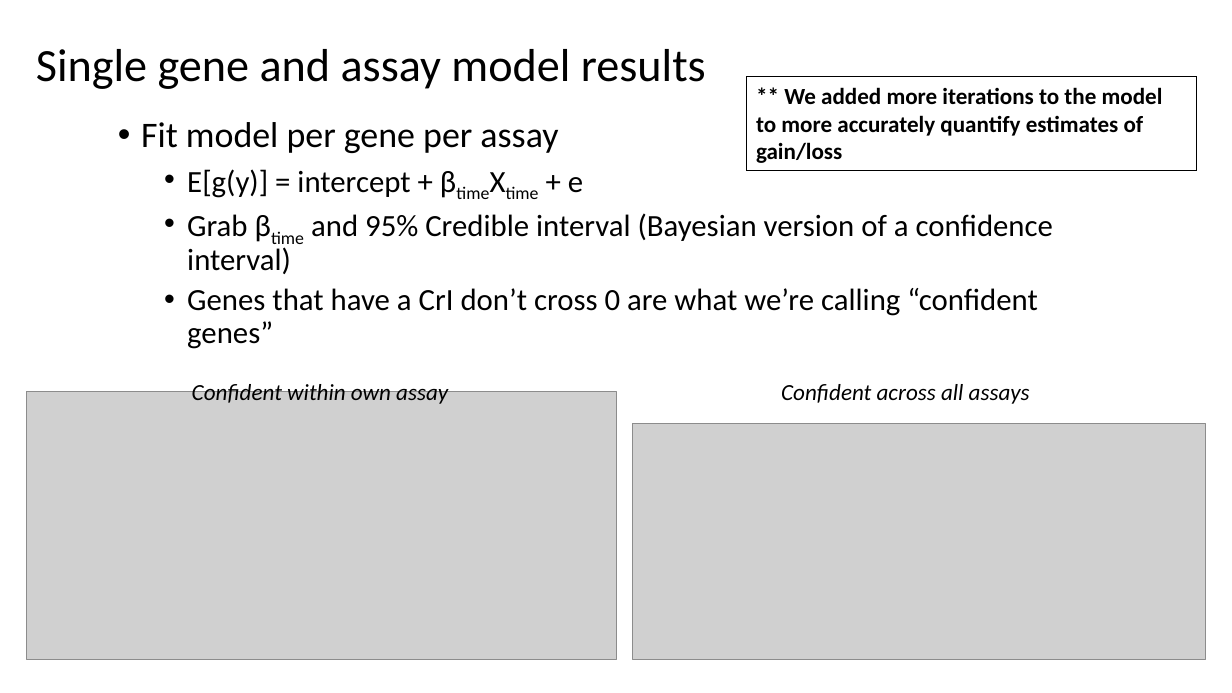
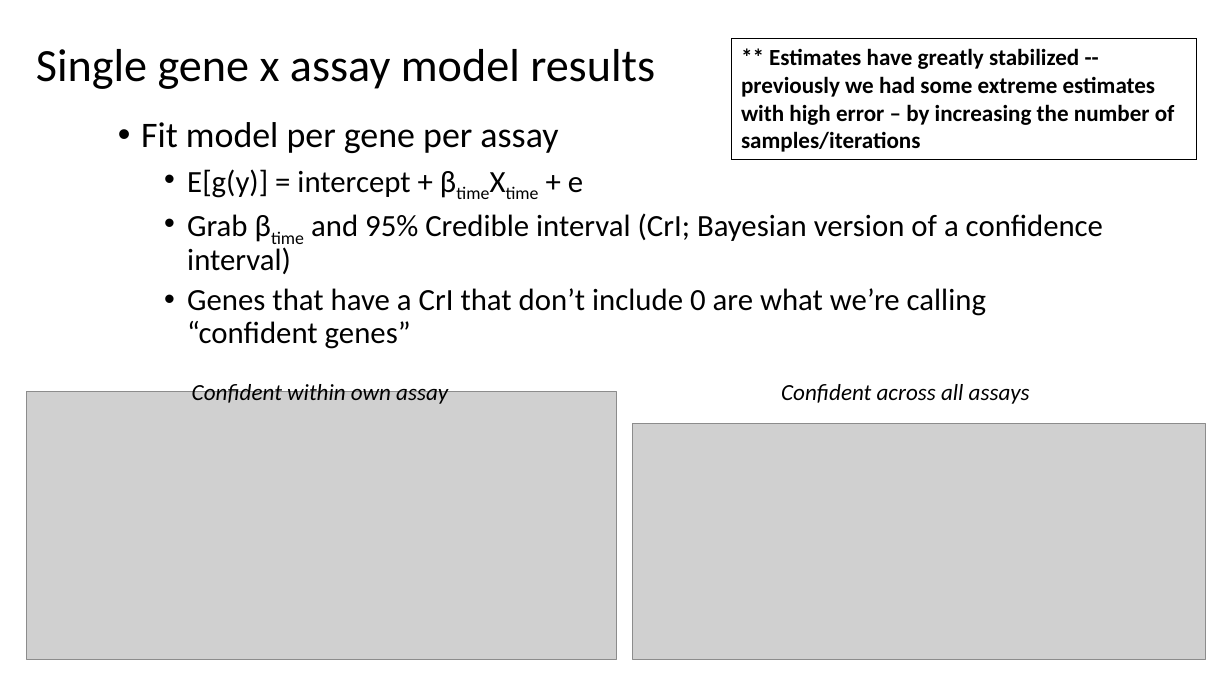
Before and after one commit to gkeele/chipseq-gene-dynamics, a slide deck: slide 4 of slides/greg_austin_modeling_data_050919.pptx. Drawn at 1232x693 pixels with LibreOffice and Linux fonts; fonts in the diff are those of the drawing; grey boxes stand for pictures. Boxes give left, top, right and bottom in pixels: in the first picture for what was removed or moved away, otherwise in the second. Text is boxed around its words. In the diff, an @@ line names an element or a change of style, - is before the commit and + after.

Commit message:
Updated slides a bit

```diff
--- a/slides/greg_austin_modeling_data_050919.pptx
+++ b/slides/greg_austin_modeling_data_050919.pptx
@@ title at bbox=[36, 49, 655, 89]: text changed @@
-Single gene and assay model results
+Single gene x assay model results
@@ rectangle "** Estimates have greatly stabilized ...": place and size @@
-rectangle "** Estimates have greatly stabilized ..." at bbox=[747, 77, 1196, 170]
+rectangle "** Estimates have greatly stabilized ..." at bbox=[732, 38, 1197, 159]
@@ text in rectangle at bbox=[741, 48, 1175, 152]: text changed @@
-** We added more iterations to the model to more accurately quantify estimates of gain/loss
+** Estimates have greatly stabilized -- previously we had some extreme estimates with high error – by increasing the number of samples/iterations
@@ text at bbox=[187, 213, 1103, 349]: text changed @@
-  • Grab βtime and 95% Credible interval (Bayesian version of a confidence interval)
-  • Genes that have a CrI don’t cross 0 are what we’re calling “confident genes”
+  • Grab βtime and 95% Credible interval (CrI; Bayesian version of a confidence interval)
+  • Genes that have a CrI that don’t include 0 are what we’re calling “confident genes”
```
Also in this commit, not shown: 4 other slides changed, 3 slides added, 1 slide removed.
